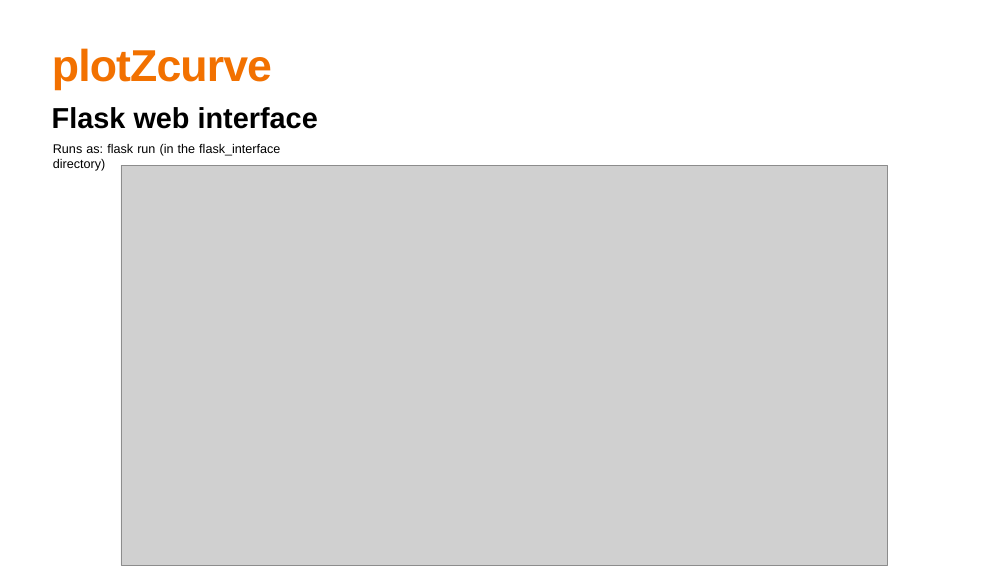
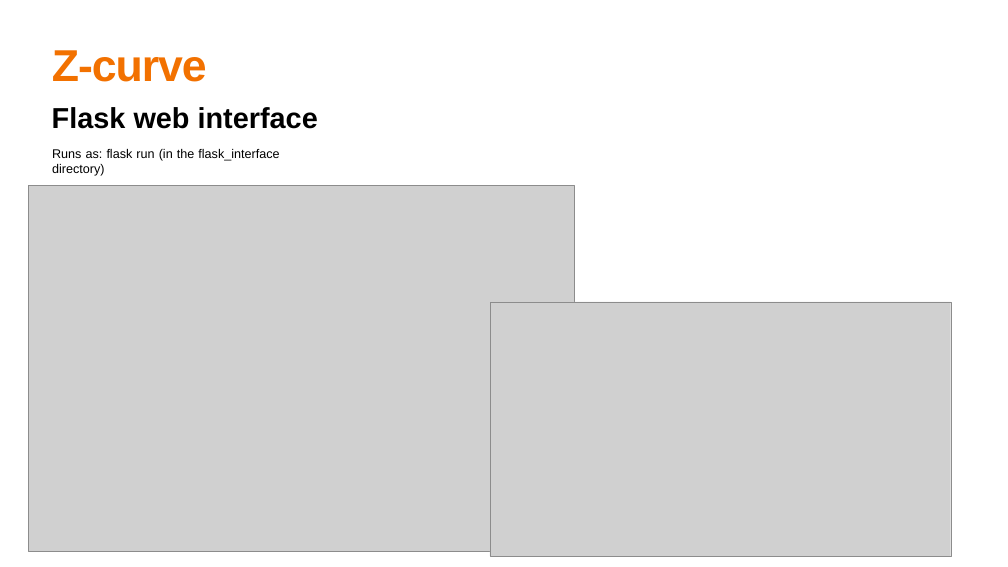
Before and after one commit to aurazelco/plotZcurve, a slide deck: slide 6 of documentation/Aura_Zelco.pptx (slide 7 before the commit). Drawn at 1008x567 pixels with LibreOffice and Linux fonts; fonts in the diff are those of the drawing; grey boxes stand for pictures. Boxes give left, top, right and bottom in pixels: in the first picture for what was removed or moved away, otherwise in the second. Text is boxed around its words. In the diff, an @@ line names an element or a change of style, - is before the commit and + after.

```diff
--- a/documentation/Aura_Zelco.pptx
+++ b/documentation/Aura_Zelco.pptx
@@ title at (52, 50, 207, 82): text changed @@
-plotZcurve
+Z-curve
@@ text "Runs as: flask run (in ...": place and size @@
-text "Runs as: flask run (in ..." at (53, 144, 280, 171)
+text "Runs as: flask run (in ..." at (52, 149, 279, 176)
@@ picture removed at (121, 165, 887, 565) @@
@@ picture added at (28, 186, 574, 551) @@
@@ picture added at (490, 302, 951, 556) @@
```
Also in this commit, not shown: 3 other slides changed, 3 slides added, 4 slides removed.
